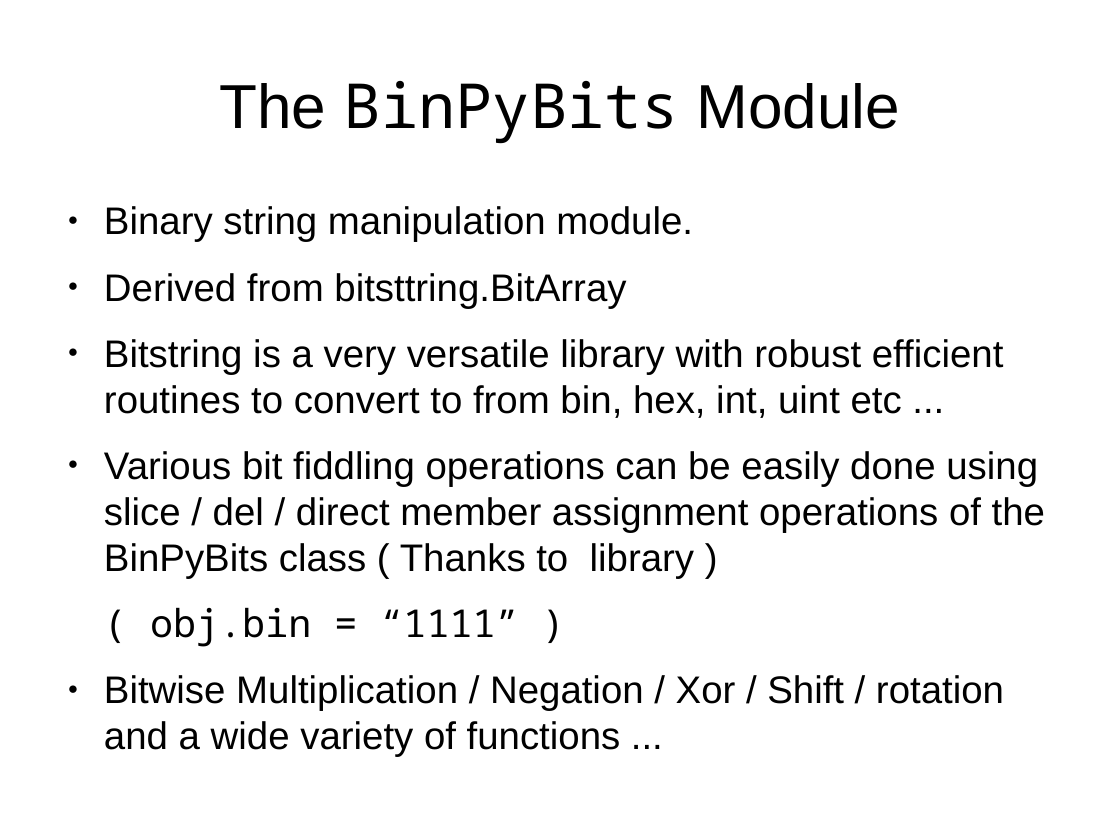
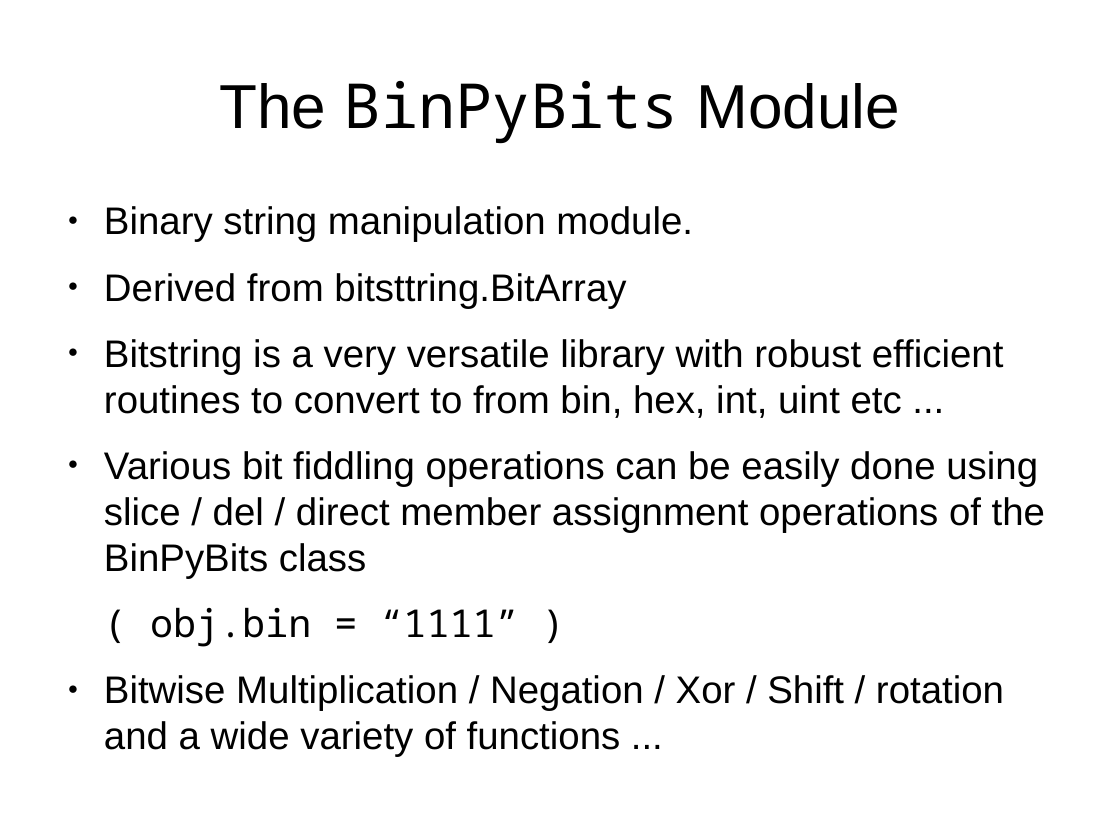
Before and after one commit to BinPy/inpycon-2014, a slide deck: slide 11 of prez.odp. Drawn at 1120x840 pixels with LibreOffice and Linux fonts; fonts in the diff are those of the drawing. Boxes give left, top, right and bottom in pixels: in the first picture for what was removed or moved away, otherwise in the second. Text is boxed around its words. In the diff, an @@ line names an element or a change of style, - is before the commit and + after.

Commit message:
Updating the slides

```diff
--- a/prez.odp
+++ b/prez.odp
@@ text at (x1=104, y1=451, x2=1045, y2=579): text changed @@
-● Various bit fiddling operations can be easily done using slice / del / direct member assignment operations of the BinPyBits class ( Thanks to library )
+● Various bit fiddling operations can be easily done using slice / del / direct member assignment operations of the BinPyBits class
```
